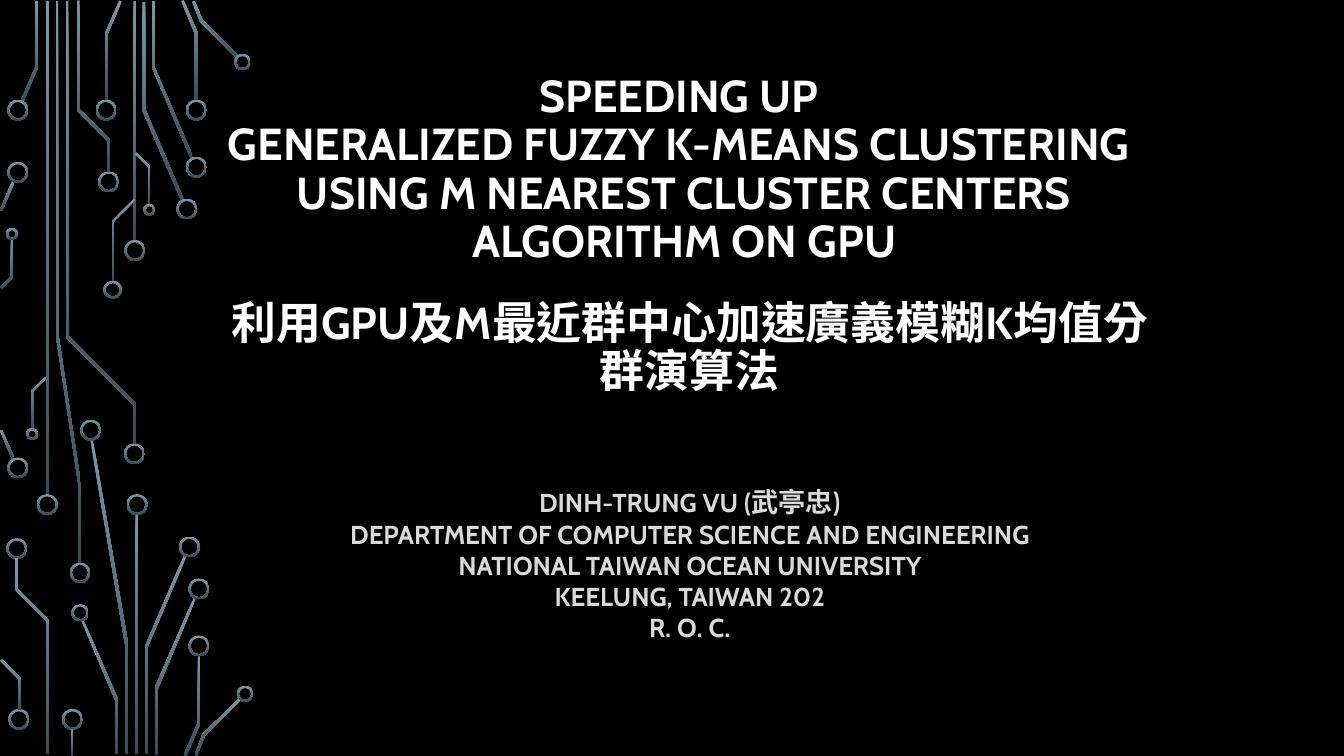
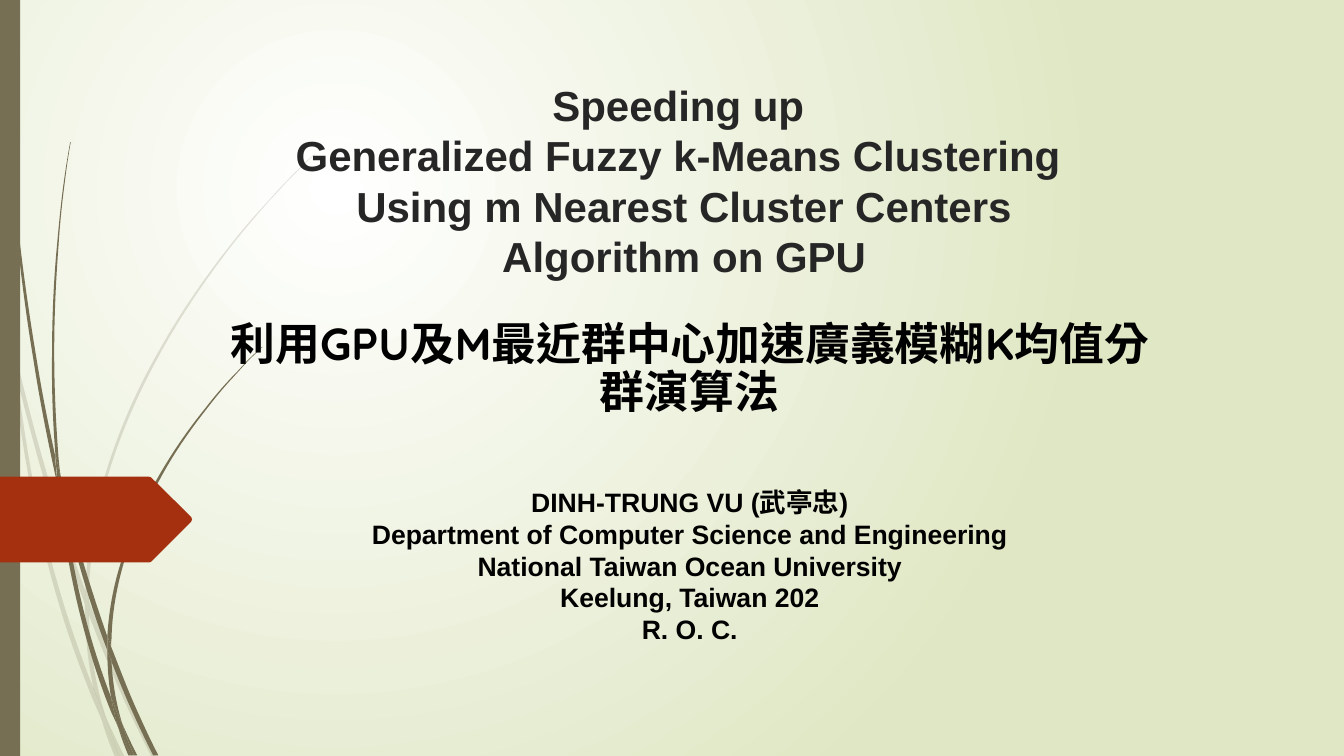
Before and after one commit to trungvdhp/master-ntou, a slide deck: slide 1 of ImageProcessing/Speeding up GFKM.pptx. Drawn at 1344x756 pixels with LibreOffice and Linux fonts; fonts in the diff are those of the drawing; background and template pictures are left out. Boxes give left, top, right and bottom in pixels: in the first picture for what was removed or moved away, otherwise in the second. Text is boxed around its words. In the diff, an @@ line names an element or a change of style, - is before the commit and + after.

```diff
--- a/ImageProcessing/Speeding up GFKM.pptx
+++ b/ImageProcessing/Speeding up GFKM.pptx
@@ background picture (left out) to gradient #FFFFFF to #DFE8C4 @@
@@ rectangle added at (0,0,20,756), fill #766F54 @@
@@ freeform shape: place and size @@
-freeform shape at (66,1,136,445)
+freeform shape at (3,0,57,485)
@@ title at (296,90,1060,281): text changed; size 32 to 30 pt; font Cabin to Arial; text colour #FFFFFF to #262626 @@
-SPEEDING UP
-GENERALIZED FUZZY K-MEANS CLUSTERING
-USING M NEAREST CLUSTER CENTERS
-ALGORITHM ON GPU
+Speeding up
+Generalized Fuzzy k-Means Clustering
+Using m Nearest Cluster Centers
+Algorithm on GPU
@@ freeform shape: place and size @@
-freeform shape at (55,1,82,564)
+freeform shape at (51,142,71,476)
@@ freeform shape: place and size @@
-freeform shape at (1,239,13,288)
+freeform shape at (0,284,11,353)
@@ text "利用GPU及M最近群中心加速廣義模糊K均值分群演算法": place and size @@
-text "利用GPU及M最近群中心加速廣義模糊K均值分群演算法" at (231,300,1147,350)
+text "利用GPU及M最近群中心加速廣義模糊K均值分群演算法" at (230,314,1148,371)
@@ text "利用GPU及M最近群中心加速廣義模糊K均值分群演算法" at (230,314,1148,371): font Cabin to Quicksand, text colour #FFFFFF to #000000 @@
@@ freeform shape added at (0,477,193,563), fill #A53010 @@
@@ fill gradient #7C96A3 to #3B4C54 to #766F54 in 7 elements at (57,481,118,728), (111,646,158,755), (3,0,57,485), (111,697,134,755), (51,142,71,476), (107,650,122,725), (55,453,65,509) @@
@@ freeform shape: place and size @@
-freeform shape at (31,377,47,430)
+freeform shape at (55,453,65,509)
@@ freeform shape: place and size @@
-freeform shape at (91,440,129,755)
+freeform shape at (57,481,118,728)
@@ subtitle at (531,491,848,640): size 18.5 to 19 pt, font Cabin to Arial, text colour #D9D9D9 to #000000 in "DINH-TRUNG VU (武亭忠)", "R. O. C."; size 19.4 to 19 pt in "(武亭忠)" @@
@@ subtitle at (372,524,1007,613): text changed; size 18.5 to 19 pt; font Cabin to Arial; text colour #D9D9D9 to #000000 @@
-DEPARTMENT OF COMPUTER SCIENCE AND ENGINEERING
-NATIONAL TAIWAN OCEAN UNIVERSITY
-KEELUNG, TAIWAN 202
+Department of Computer Science and Engineering
+National Taiwan Ocean University
+Keelung, Taiwan 202
@@ group removed at (0,0,254,756): 38 freeform shapes, 4 rectangles @@
@@ fill gradient #7C96A3 to #3B4C54 to #766F54 at 20% opacity in 5 elements at (89,601,156,756), (85,604,106,717), (102,720,120,756), (0,284,11,353), (85,591,89,615) @@
@@ freeform shape: place and size @@
-freeform shape at (72,604,89,621)
+freeform shape at (85,591,89,615)
@@ freeform shape: place and size @@
-freeform shape at (82,620,119,754)
+freeform shape at (85,604,106,717)
@@ freeform shape: place and size @@
-freeform shape at (155,598,197,755)
+freeform shape at (89,601,156,756)
@@ freeform shape: place and size @@
-freeform shape at (0,659,21,711)
+freeform shape at (107,650,122,725)
@@ group added at (60,347,262,756): 5 freeform shapes @@
@@ freeform shape: place and size @@
-freeform shape at (184,655,201,756)
+freeform shape at (111,646,158,755)
@@ group added at (11,154,315,756): 5 freeform shapes @@
@@ freeform shape: place and size @@
-freeform shape at (195,698,241,756)
+freeform shape at (111,697,134,755)
@@ freeform shape: place and size @@
-freeform shape at (62,709,83,730)
+freeform shape at (102,720,120,756)
```
Also in this commit, not shown: 26 other slides changed, 1 slide added.
